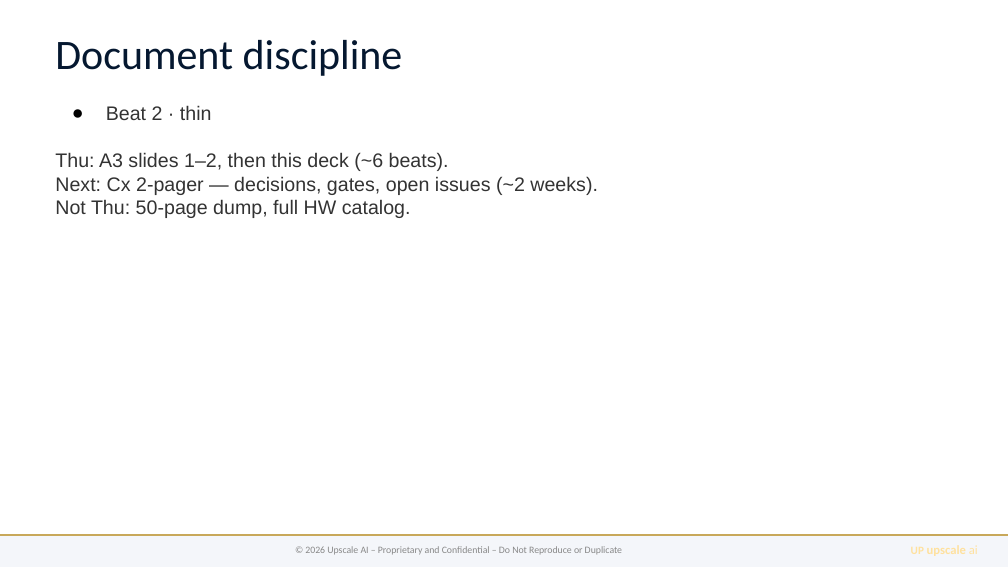
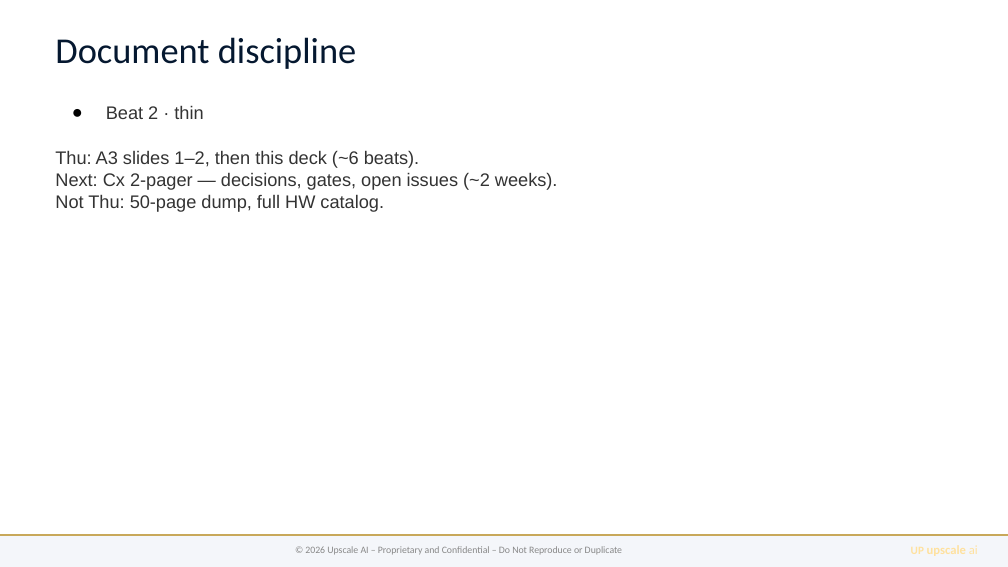
Before and after one commit to upscale-ai-network/agent-template, a slide deck: slide 3 of dt100/manager-arch-vision-b6.pptx. Drawn at 1008x567 pixels with LibreOffice and Linux fonts; fonts in the diff are those of the drawing. Boxes give left, top, right and bottom in pixels: in the first picture for what was removed or moved away, otherwise in the second. Text is boxed around its words. In the diff, an @@ line names an element or a change of style, - is before the commit and + after.

```diff
--- a/dt100/manager-arch-vision-b6.pptx
+++ b/dt100/manager-arch-vision-b6.pptx
@@ text "Document discipline" at (x1=55, y1=37, x2=356, y2=69): size 30 to 26 pt @@
@@ text "Beat 2 · thin" at (x1=55, y1=105, x2=558, y2=212): size 14 to 13 pt @@
```
Also in this commit, not shown: 10 other slides changed, 1 slide removed, 25 other files.
